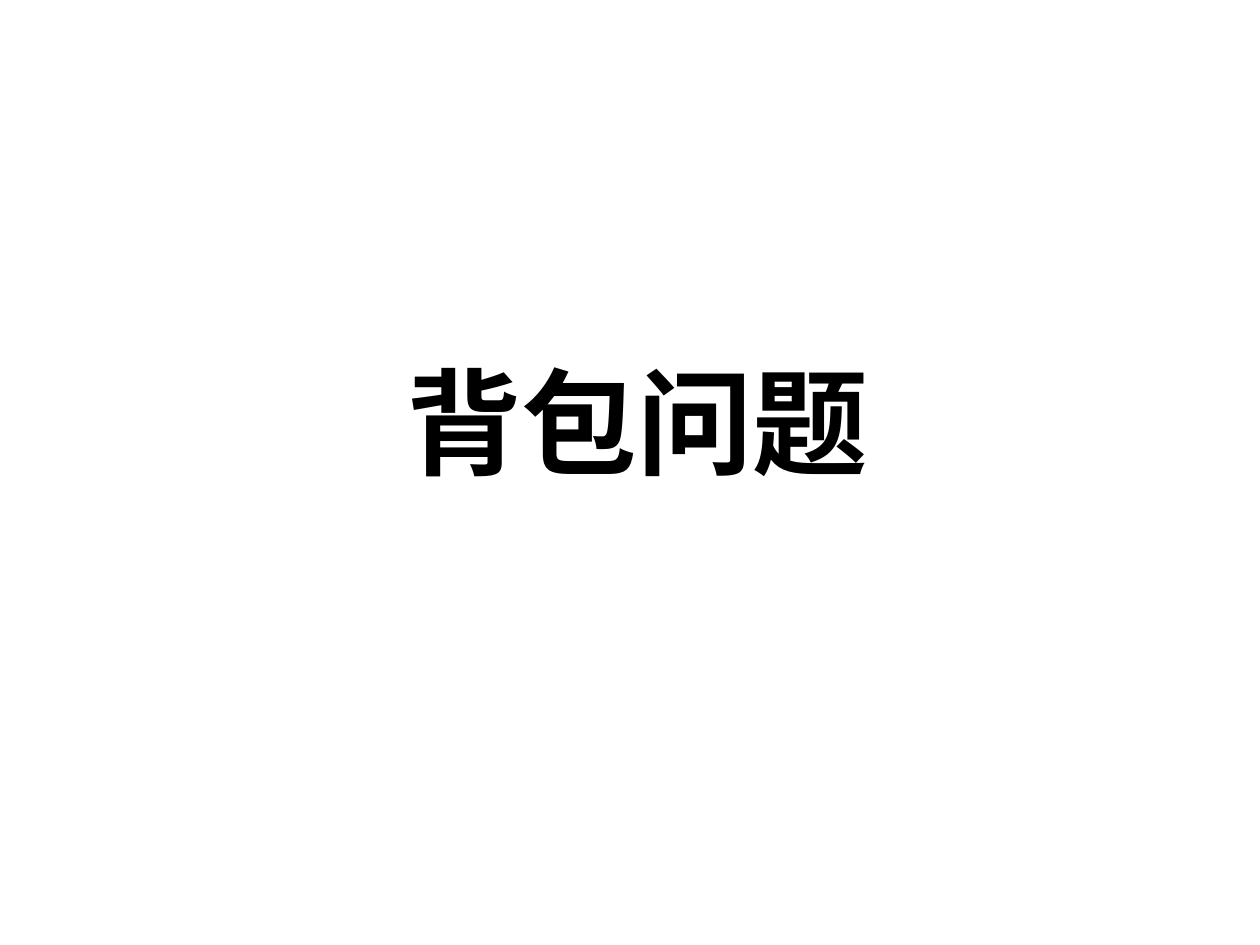
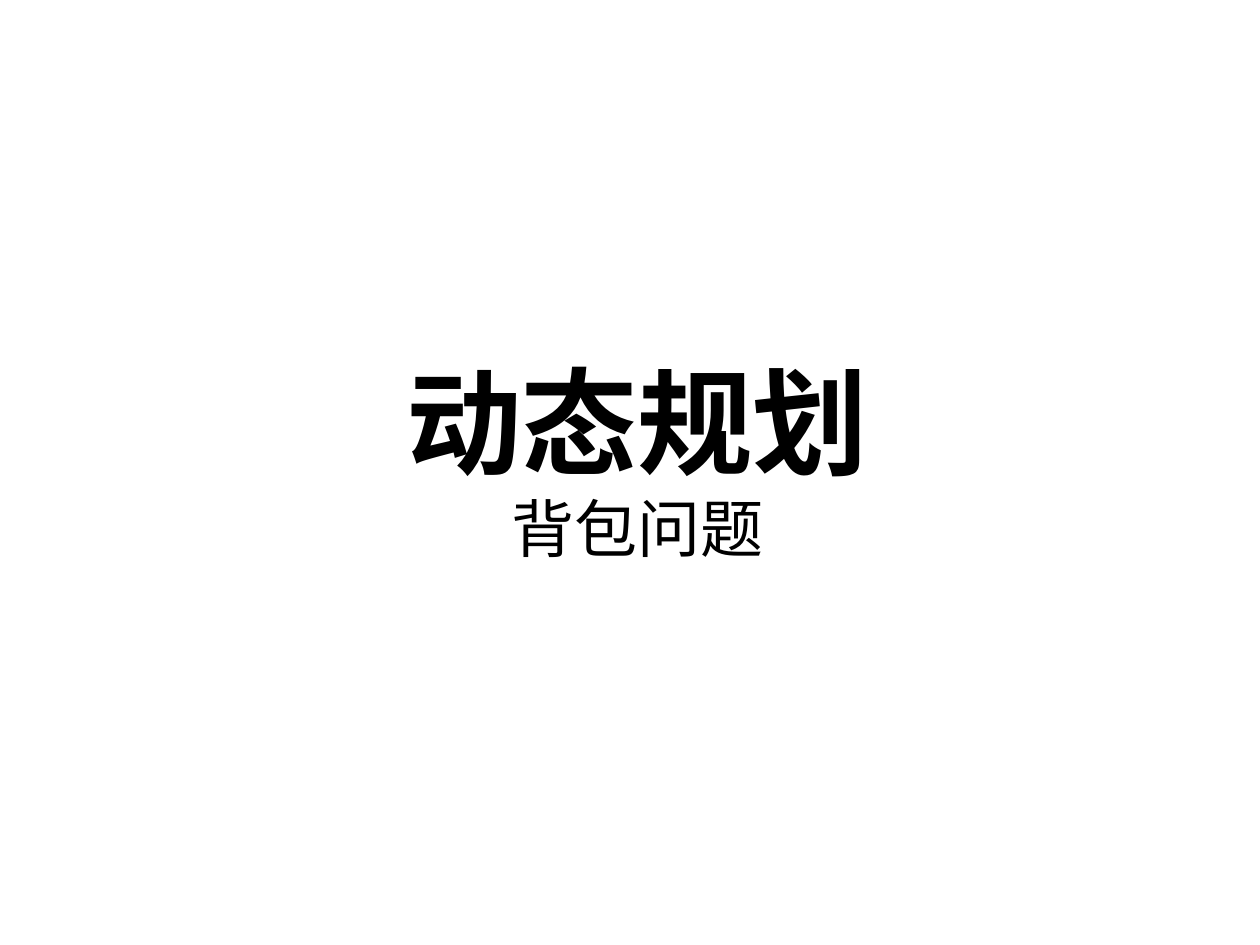
Before and after one commit to helloworld729/28_Algorithm, a slide deck: slide 13 of 第2遍/数据结构与算法.pptx. Drawn at 1260x945 pixels with LibreOffice and Linux fonts; fonts in the diff are those of the drawing. Boxes give left, top, right and bottom in pixels: in the first picture for what was removed or moved away, otherwise in the second. Text is boxed around its words. In the diff, an @@ line names an element or a change of style, - is before the commit and + after.

```diff
--- a/第2遍/数据结构与算法.pptx
+++ b/第2遍/数据结构与算法.pptx
@@ text at [406, 366, 868, 477]: paragraph added @@
+动态规划
@@ text at [511, 499, 763, 557]: size 66 to 36 pt, bold off in "背包问题"; alignment left to centre @@
```
Also in this commit, not shown: 1 other slide changed, 7 slides added, 17 other files.
